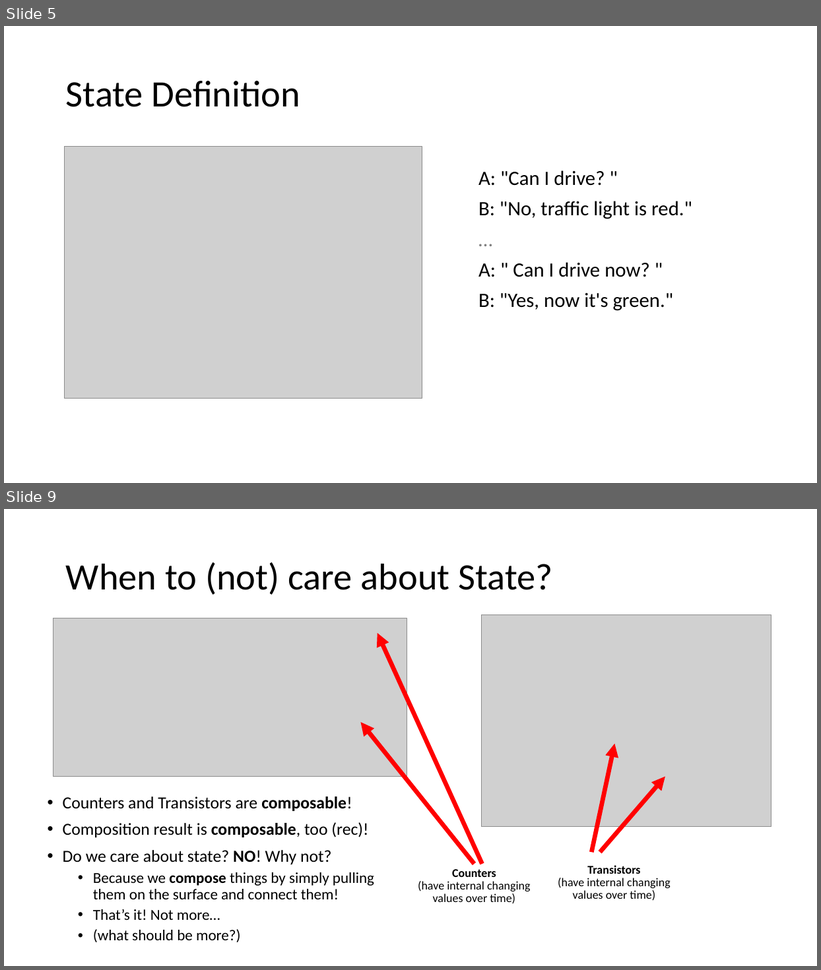
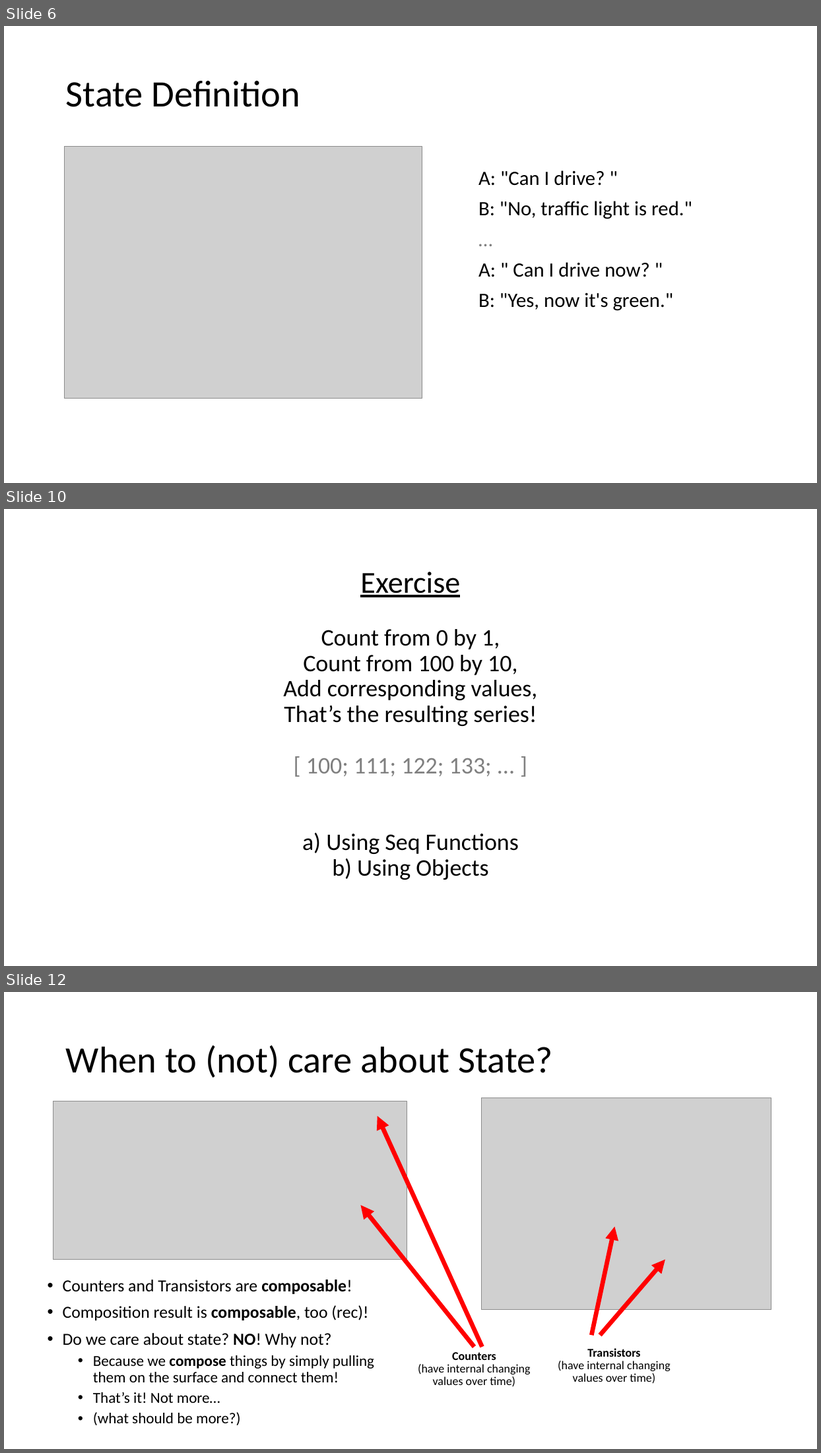
Before and after one commit to RonaldSchlenker/ReactIn200LoC, a slide deck: Vortrag/Presentation.pptx. Shown one above the other, each under a label of ours: slides 5 and 9 before the commit, slides 6, 10 and 12 after it; the slides between them are not shown. The pictures are 821x970 and 821x1453 pixels, drawn with LibreOffice and Linux fonts; fonts in the diff are those of the drawing; grey boxes stand for pictures. Boxes give left, top, right and bottom in pixels: in the first picture for what was removed or moved away, otherwise in the second. Text is boxed around its words. In the diff, an @@ line names an element or a change of style, - is before the commit and + after.

```diff
--- a/Vortrag/Presentation.pptx
+++ b/Vortrag/Presentation.pptx
@@ slide 10 added at (4,509,817,966), background #FFFFFF @@
@@ title added at (283,572,538,880), 28 pt, text #000000 @@
+Exercise
+Count from 0 by 1,
+Count from 100 by 10,
+Add corresponding values,
+That’s the resulting series!
+[ 100; 111; 122; 133; ... ]
+a) Using Seq Functions
+b) Using Objects
@@ what was slide 5 is now slide 6 @@
@@ what was slide 9 is now slide 12 @@
```
Also in this commit, not shown: 3 slides changed, 3 other slides added, 1 slide removed, 5 other files.
